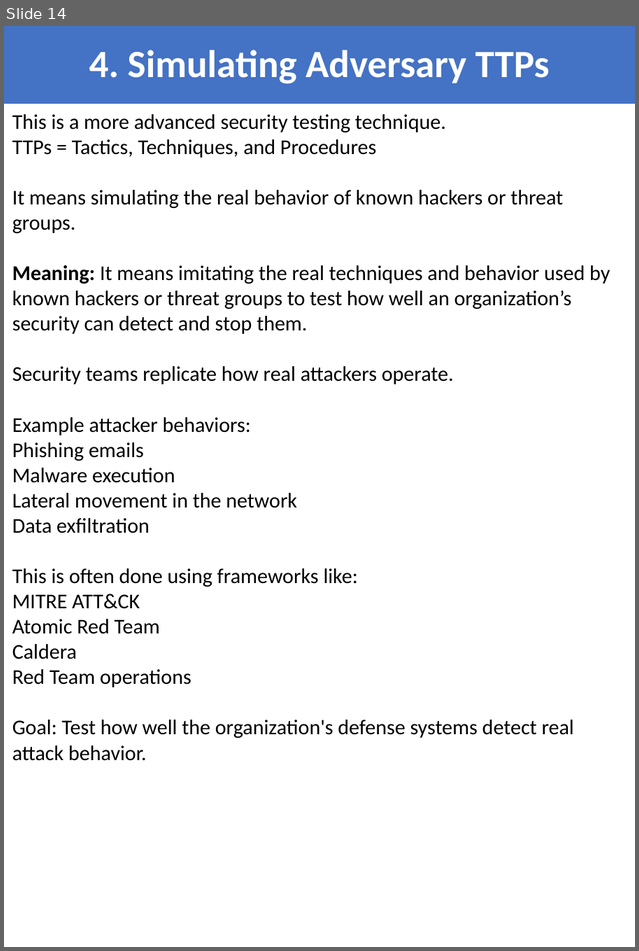
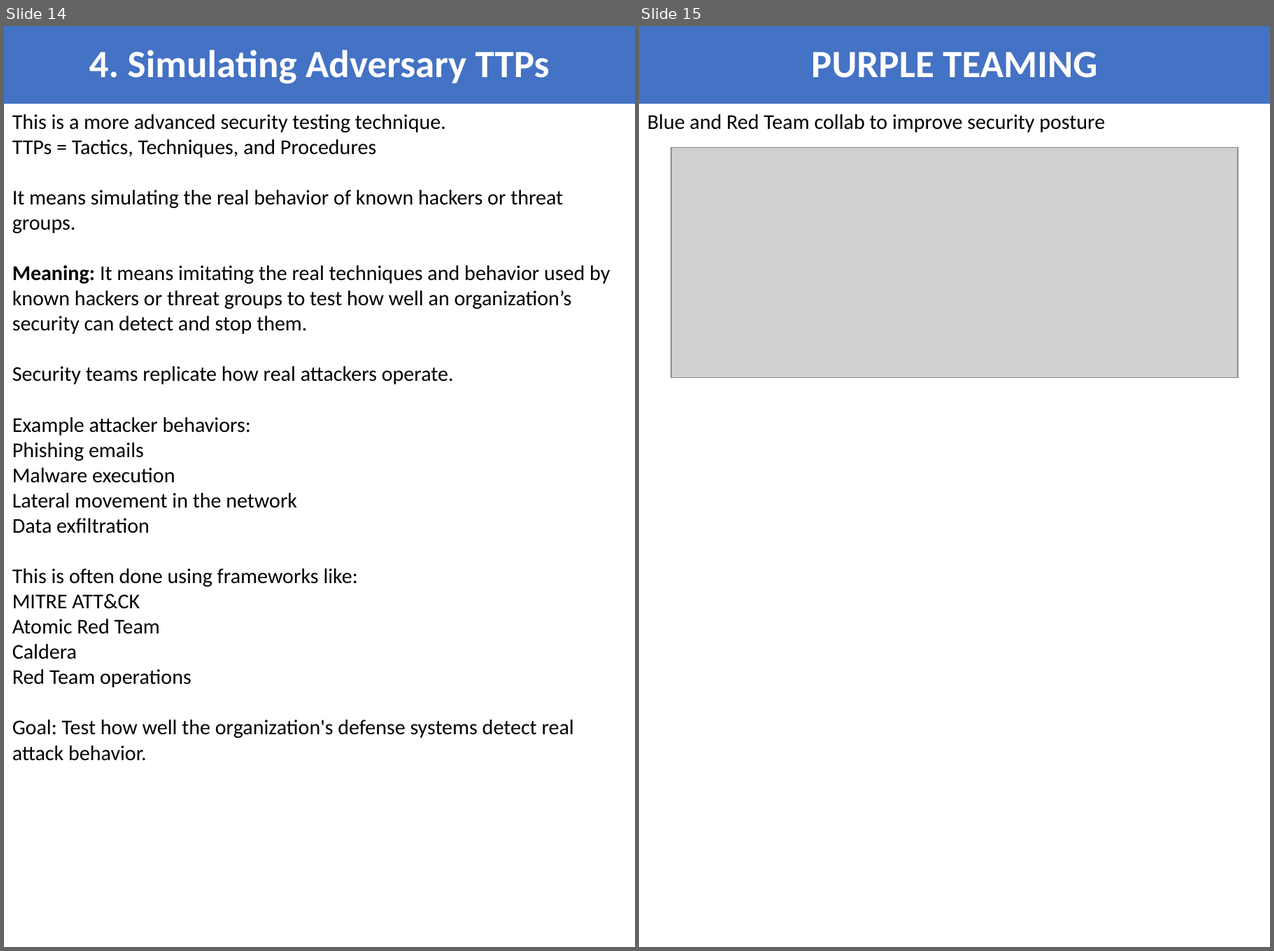
Before and after one commit to shankarpradhan/Networking, a slide deck: SASE/MITRE_ATTACK.pptx. Shown side by side, each under a label of ours: slide 14 before the commit, slides 14 and 15 after it. The pictures are 639x951 and 1274x951 pixels, drawn with LibreOffice and Linux fonts; fonts in the diff are those of the drawing; grey boxes stand for pictures. Boxes give left, top, right and bottom in pixels: in the first picture for what was removed or moved away, otherwise in the second. Text is boxed around its words. In the diff, an @@ line names an element or a change of style, - is before the commit and + after.

```diff
--- a/SASE/MITRE_ATTACK.pptx
+++ b/SASE/MITRE_ATTACK.pptx
@@ slide 15 added at (x1=639, y1=26, x2=1270, y2=947), background #FFFFFF @@
@@ title added at (x1=639, y1=26, x2=1270, y2=104), fill #4472C4, 33 pt, text #FFFFFF, bold @@
+PURPLE TEAMING
@@ text added at (x1=647, y1=114, x2=1105, y2=132), 18 pt, text #000000 @@
+Blue and Red Team collab to improve security posture
@@ picture added at (x1=671, y1=147, x2=1237, y2=378) @@
```
Also in this commit, not shown: 1 slide changed, 3 other slides added.
